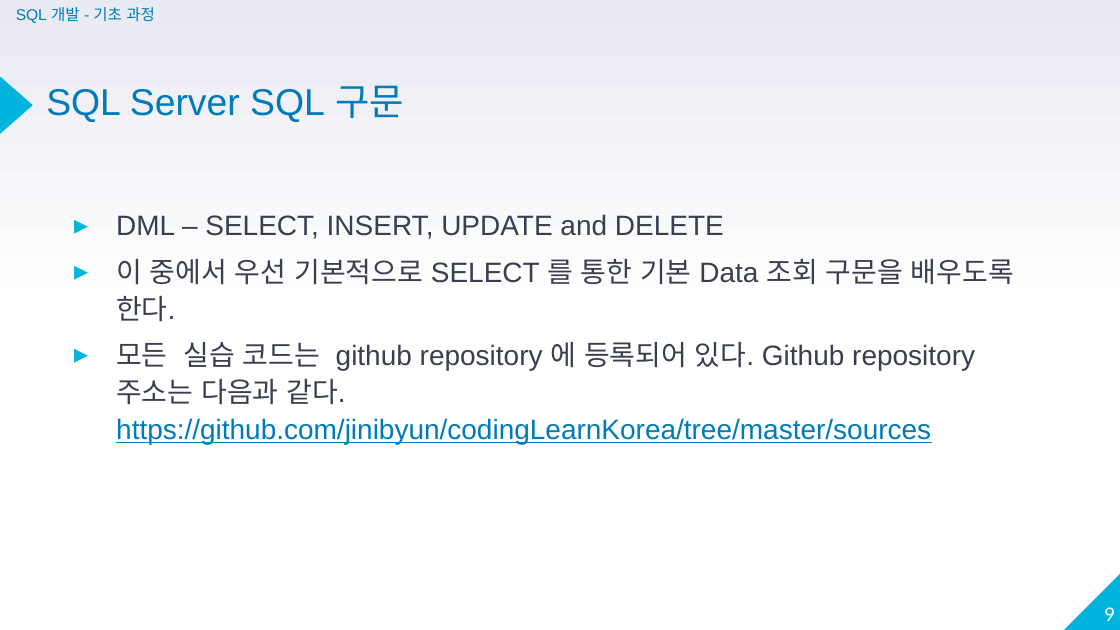
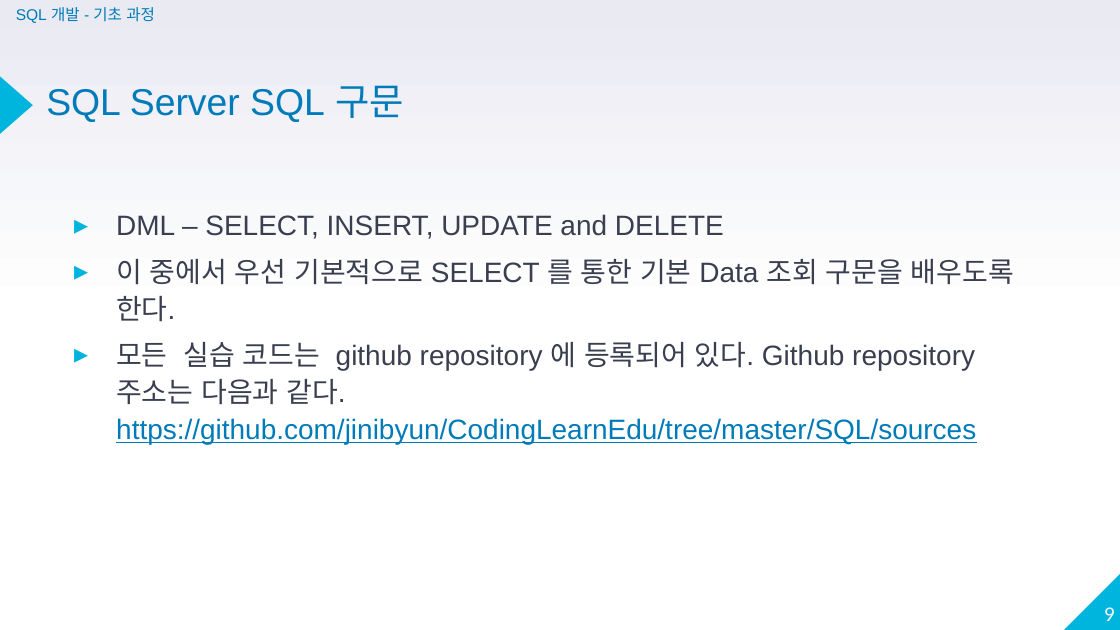
Before and after one commit to jinibyun/CodingLearnEdu, a slide deck: slide 9 of SQL/PPT/SQL Development Basic.pptx. Drawn at 1120x630 pixels with LibreOffice and Linux fonts; fonts in the diff are those of the drawing. Boxes give left, top, right and bottom in pixels: in the first picture for what was removed or moved away, otherwise in the second. Text is boxed around its words. In the diff, an @@ line names an element or a change of style, - is before the commit and + after.

Commit message:
change powerpoint

```diff
--- a/SQL/PPT/SQL Development Basic.pptx
+++ b/SQL/PPT/SQL Development Basic.pptx
@@ text at (x1=116, y1=342, x2=976, y2=444): text changed @@
-▸ 모든 실습 코드는 github repository 에 등록되어 있다. Github repository 주소는 다음과 같다. https://github.com/jinibyun/codingLearnKorea/tree/master/sources
+▸ 모든 실습 코드는 github repository 에 등록되어 있다. Github repository 주소는 다음과 같다. https://github.com/jinibyun/CodingLearnEdu/tree/master/SQL/sources
```
Also in this commit, not shown: 2 other slides changed.
